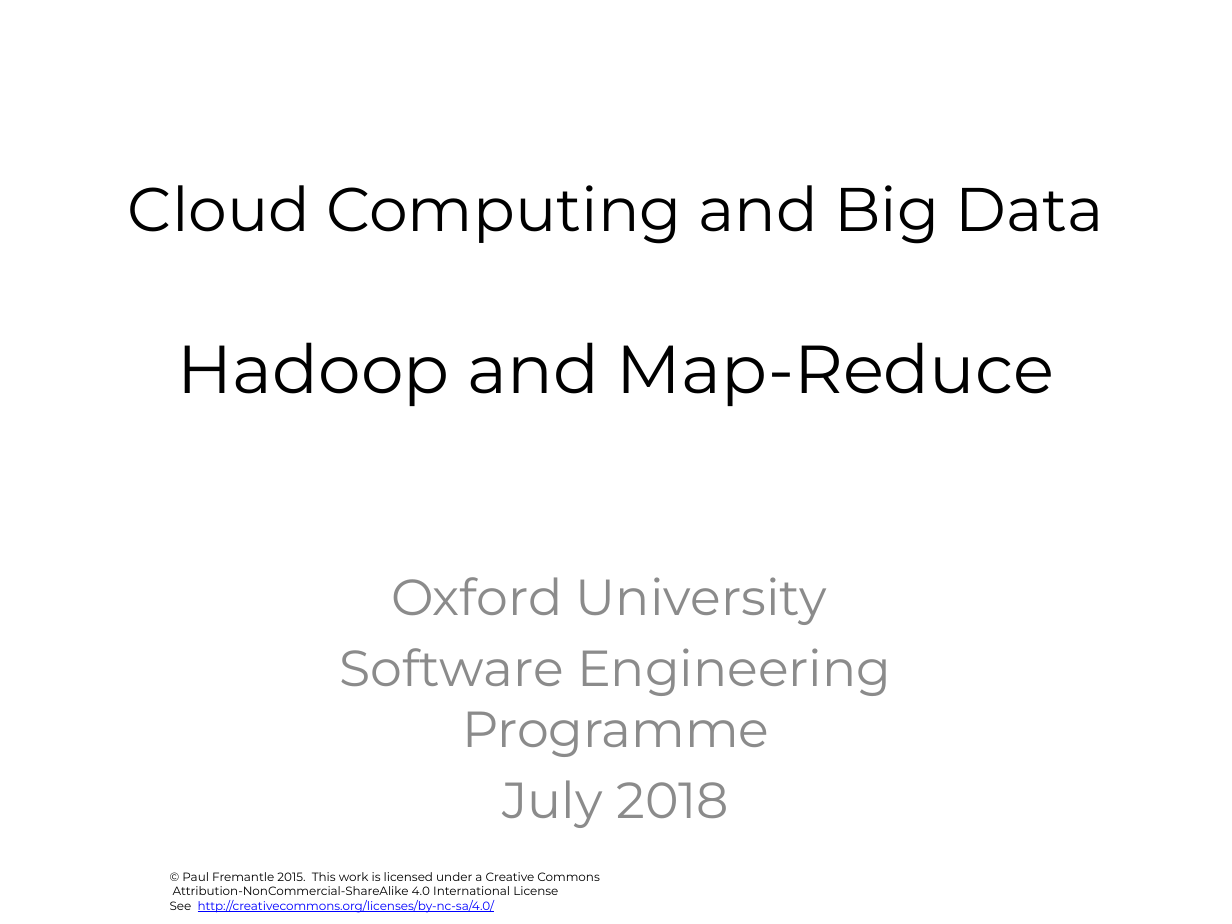
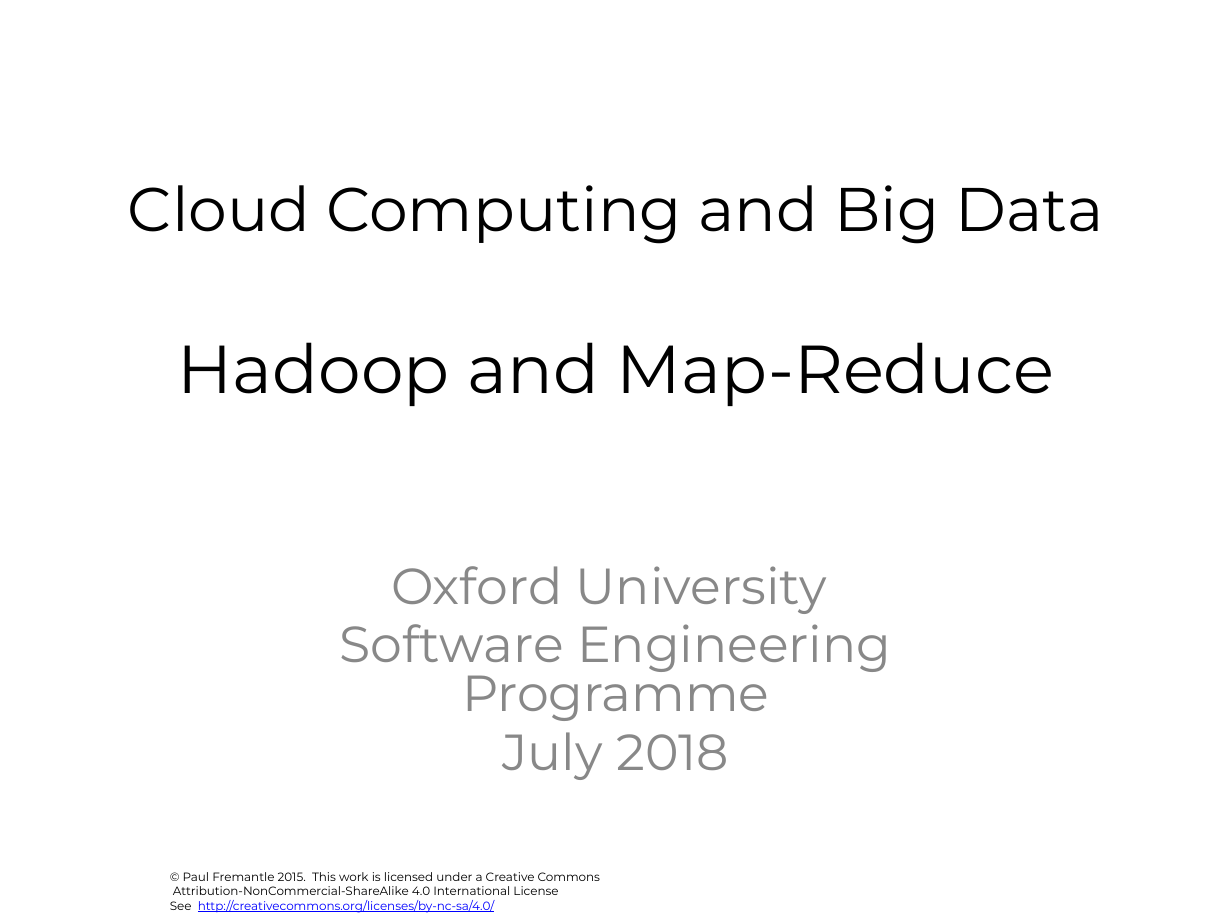
Before and after one commit to pzfreo/ox-clo, a slide deck: slide 1 of pres-source/06-mr-hadoop.pptx. Drawn at 1232x924 pixels with LibreOffice and Linux fonts; fonts in the diff are those of the drawing; background and template pictures are left out. Boxes give left, top, right and bottom in pixels: in the first picture for what was removed or moved away, otherwise in the second. Text is boxed around its words. In the diff, an @@ line names an element or a change of style, - is before the commit and + after.

```diff
--- a/pres-source/06-mr-hadoop.pptx
+++ b/pres-source/06-mr-hadoop.pptx
@@ subtitle "Oxford University" at [340, 566, 892, 780]: text colour #8C8C8C to #888888; line spacing 1 to 0.8; less space between paragraphs @@
```
Also in this commit, not shown: 30 other slides changed, 1 slide added, 1 slide removed, 45 other files.
